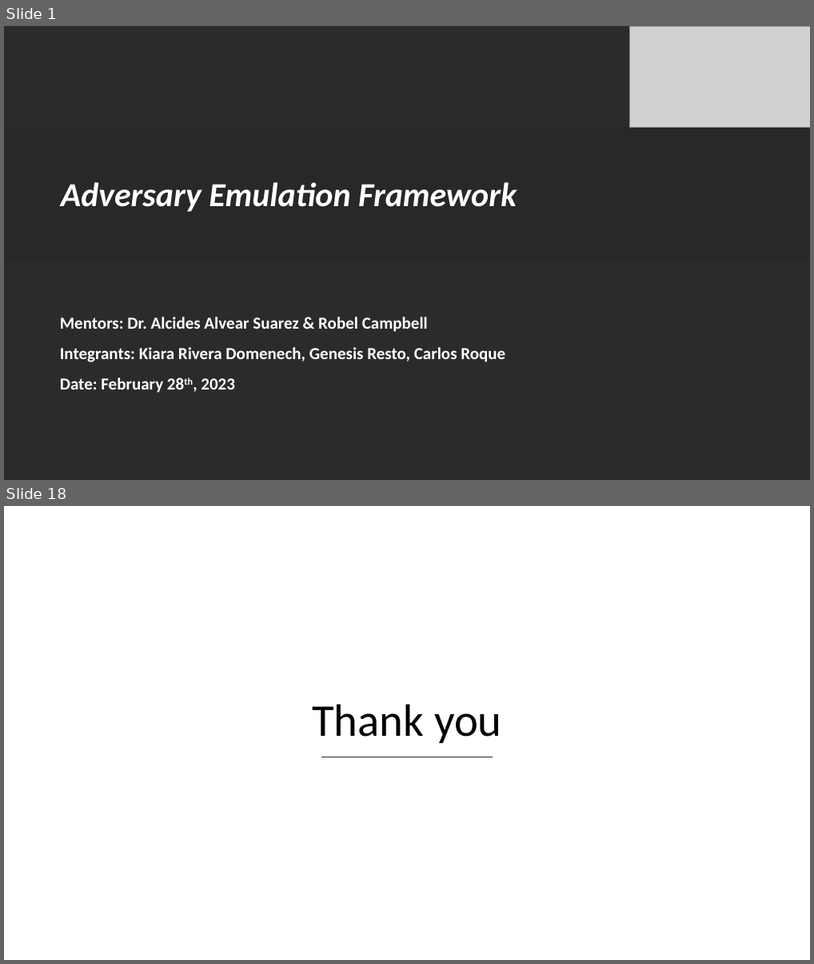
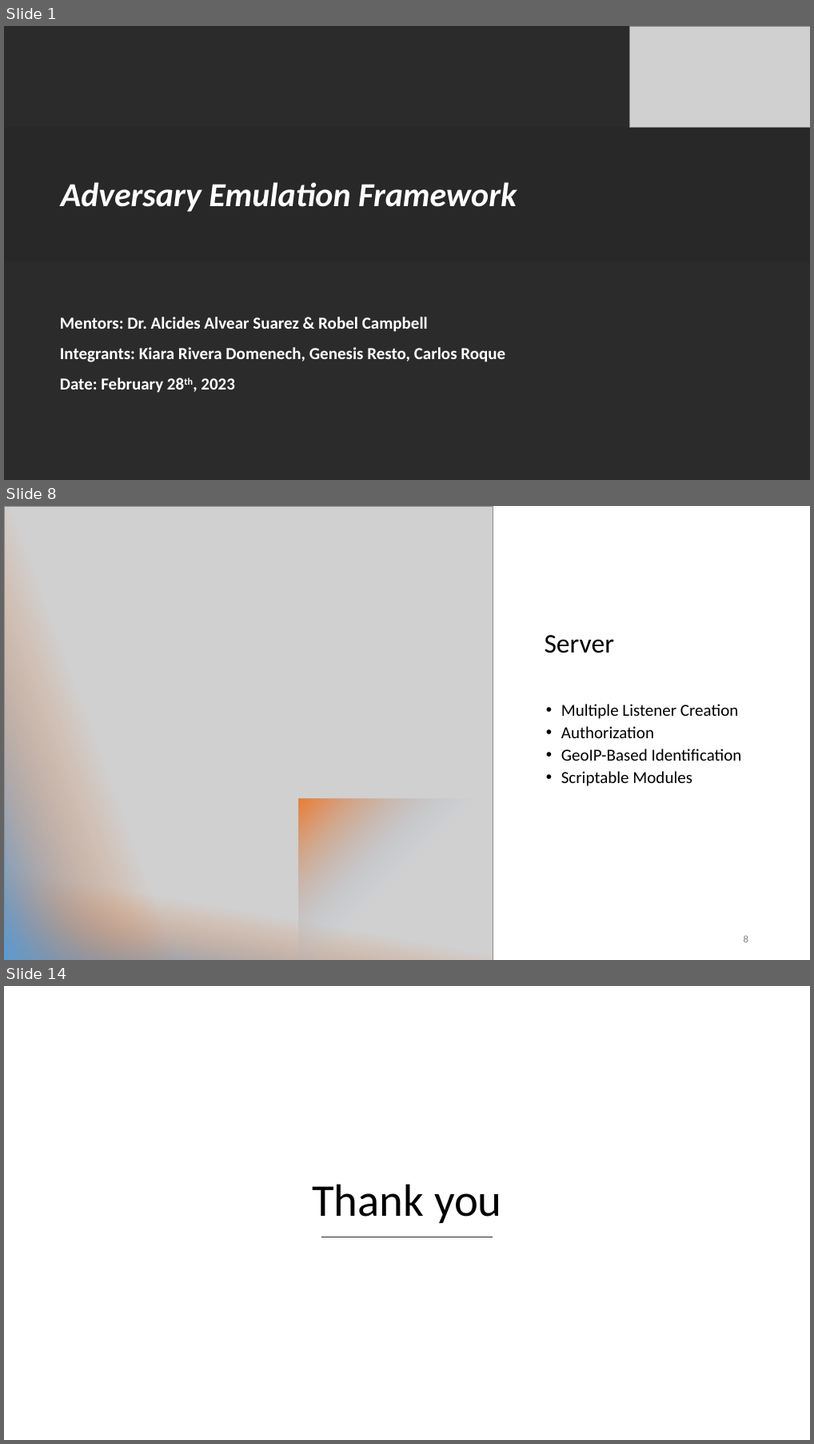
Before and after one commit to racoten/Capstone, a slide deck: Design/Capstone Final Presentation.pptx. Shown one above the other, each under a label of ours: slides 1 and 18 before the commit, slides 1, 8 and 14 after it; the slides between them are not shown. The pictures are 814x964 and 814x1444 pixels, drawn with LibreOffice and Linux fonts; fonts in the diff are those of the drawing; grey boxes stand for pictures; background and template pictures are left out; a plain dark background stands for a picture behind light text. Boxes give left, top, right and bottom in pixels: in the first picture for what was removed or moved away, otherwise in the second. Text is boxed around its words. In the diff, an @@ line names an element or a change of style, - is before the commit and + after.

```diff
--- a/Design/Capstone Final Presentation.pptx
+++ b/Design/Capstone Final Presentation.pptx
@@ slide 8 added at box(4, 506, 810, 960), background #FFFFFF @@
@@ picture added at box(4, 506, 493, 960) @@
@@ rectangle added at box(4, 506, 204, 960), fill gradient #5B9BD5 to #ED7D31 @@
@@ title added at box(545, 635, 614, 653), 32 pt, text #000000 @@
+Server
@@ text added at box(562, 704, 742, 786), 20 pt, text #000000 @@
+  • Multiple Listener Creation
+  • Authorization
+  • GeoIP-Based Identification
+  • Scriptable Modules
@@ rectangle added at box(299, 799, 493, 960), fill gradient #ED7D31 to #9DC3E6 @@
@@ rectangle added at box(4, 852, 493, 960), fill gradient #5B9BD5 to #ED7D31 @@
@@ page number added at box(744, 935, 749, 942), 12 pt, text #808080 @@
+8
@@ what was slide 18 is now slide 14 @@
```
Also in this commit, not shown: 5 slides changed, 6 other slides added, 11 slides removed, 7 other files.
